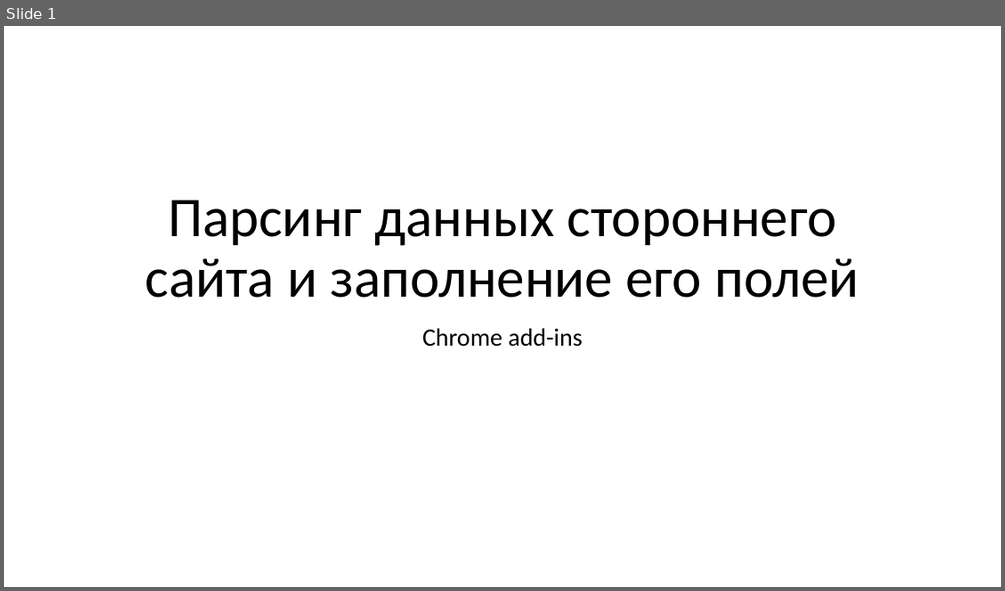
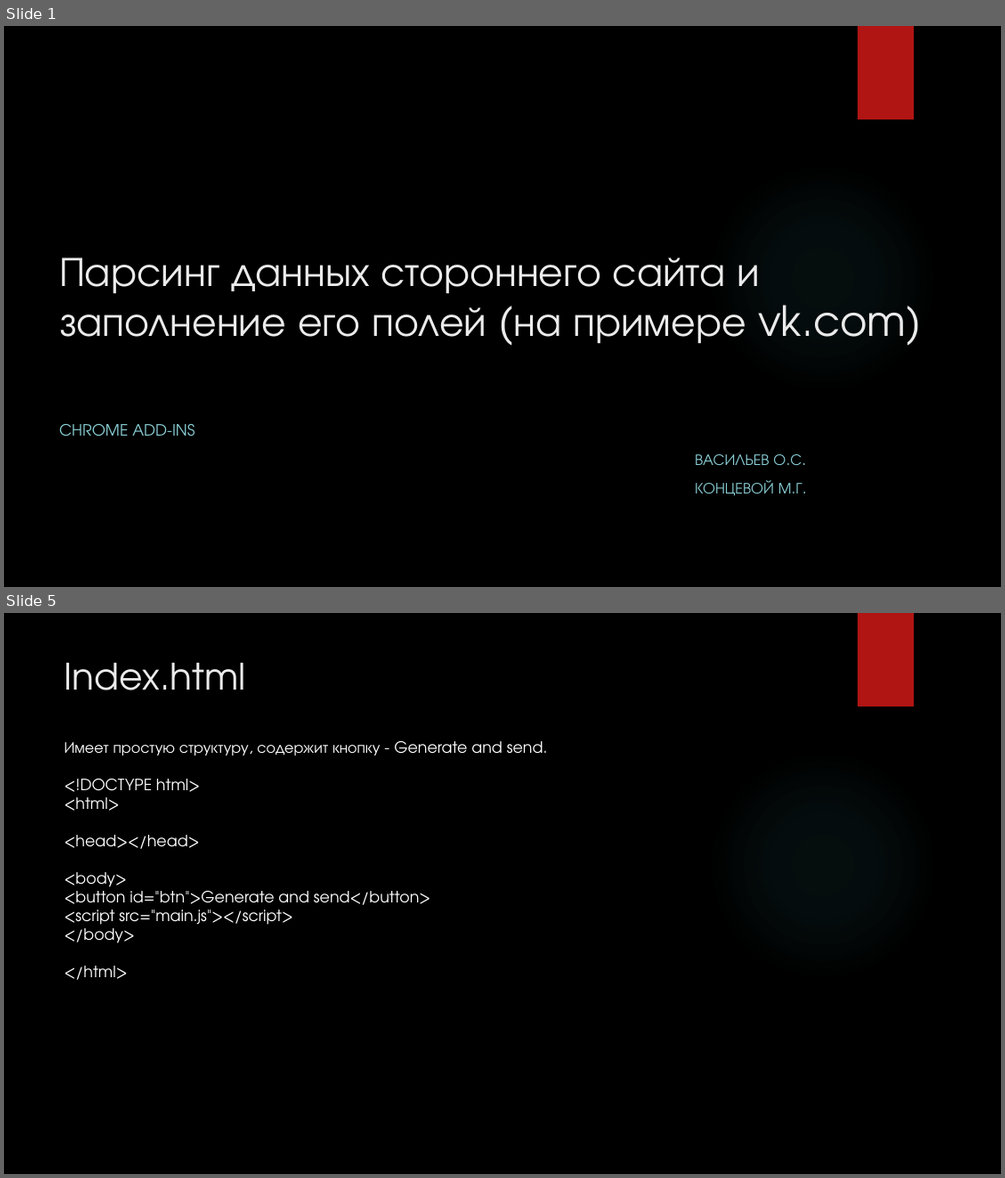
Before and after one commit to oleg-vasilyev/AutofillExtension, a slide deck: AutoFill_Extension.pptx. Shown one above the other, each under a label of ours: slide 1 before the commit, slides 1 and 5 after it; the slides between them are not shown. The pictures are 1005x591 and 1005x1178 pixels, drawn with LibreOffice and Linux fonts; fonts in the diff are those of the drawing; background and template pictures are left out. Boxes give left, top, right and bottom in pixels: in the first picture for what was removed or moved away, otherwise in the second. Text is boxed around its words. In the diff, an @@ line names an element or a change of style, - is before the commit and + after.

```diff
--- a/AutoFill_Extension.pptx
+++ b/AutoFill_Extension.pptx
@@ slide 5 added at <box>4,613,1001,1174</box>, background picture (left out); not listed: 2 template elements that a slide beside it also shows @@
@@ title added at <box>65,662,246,690</box>, 35 pt, text #EBEBEB @@
+Index.html
@@ text added at <box>65,741,548,980</box>, 15 pt, text #FFFFFF @@
+Имеет простую структуру, содержит кнопку - Generate and send.
+<!DOCTYPE html>
+<html>
+<head></head>
+<body>
+<button id="btn">Generate and send</button>
+<script src="main.js"></script>
+</body>
+</html>
@@ slide 1 changed as well @@
@@ background #FFFFFF to picture (left out) @@
@@ rectangle added at <box>858,26,914,119</box>, fill #B01513 @@
@@ ellipse added at <box>708,163,938,394</box>, fill gradient #50B9C1 @@
@@ title at <box>59,257,922,346</box>: text changed; size 54 to 40 pt; font Calibri to TeX Gyre Adventor; text colour #000000 to #EBEBEB @@
-Парсинг данных стороннего сайта и заполнение его полей
+Парсинг данных стороннего сайта и заполнение его полей (на примере vk.com)
@@ subtitle at <box>59,424,801,496</box>: text changed; size 24 to 15 pt; font Calibri to TeX Gyre Adventor; text colour #000000 to #8AD0D6 @@
-Chrome add-ins
+CHROME ADD-INS
+ВАСИЛЬЕВ О.С.
+КОНЦЕВОЙ М.Г.
```
Also in this commit, not shown: 3 other slides changed, 1 other slide added, 3 slides removed, 3 other files.
